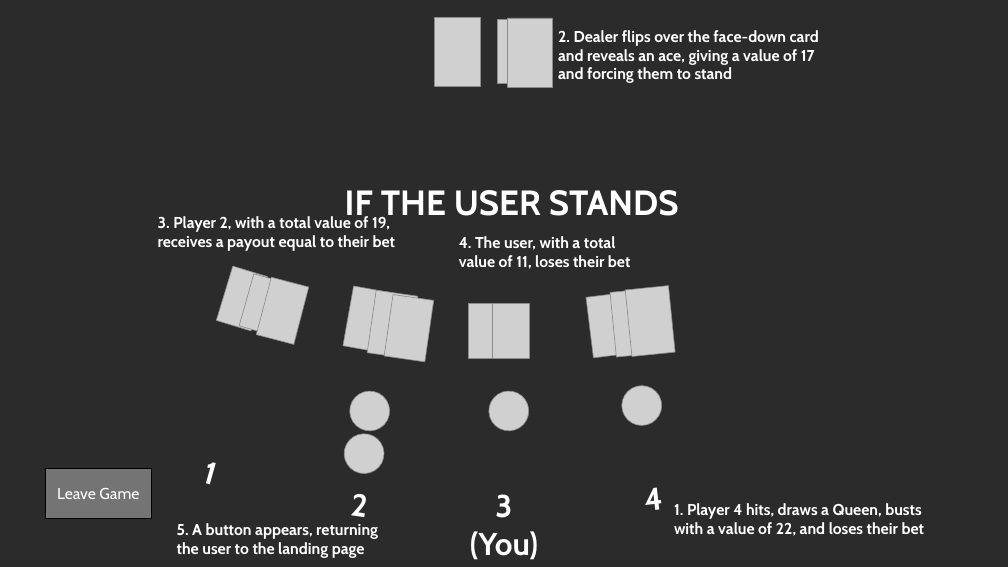
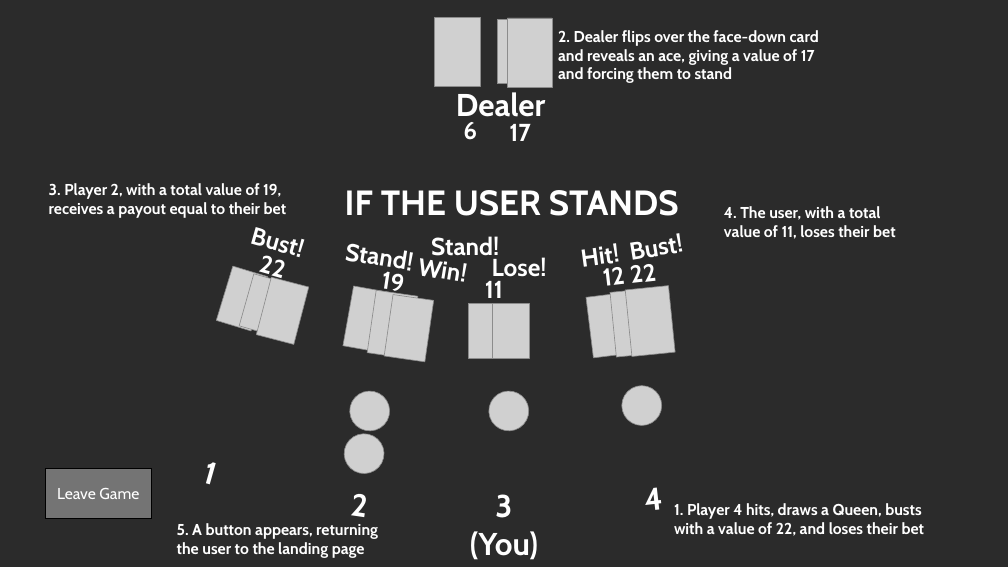
Before and after one commit to aladebrian/WebProP1, a slide deck: slide 2 of Team 17 Project 1 Storyboard.pptx. Drawn at 1008x567 pixels with LibreOffice and Linux fonts; fonts in the diff are those of the drawing; grey boxes stand for pictures; background and template pictures are left out; a plain dark background stands for a picture behind light text. Boxes give left, top, right and bottom in pixels: in the first picture for what was removed or moved away, otherwise in the second. Text is boxed around its words. In the diff, an @@ line names an element or a change of style, - is before the commit and + after.

Commit message:
Added labels to storyboard
Updated the storyboard so that:
• The dealer has a nametag
• A number is displayed above the player's card deck-and below the dealers-that displays the value of the player's hand
• A text blurb appears whenever a player stands, hits, busts, wins or loses a bet, and ties with the dealer

```diff
--- a/Team 17 Project 1 Storyboard.pptx
+++ b/Team 17 Project 1 Storyboard.pptx
@@ text added at (456,92,545,124), 36 pt, text #FFFFFF, bold @@
+Dealer
@@ text added at (463,122,477,140), 28 pt, text #FFFFFF, bold @@
+6
@@ text added at (509,124,530,141), 28 pt, text #FFFFFF, bold @@
+17
@@ text "3. Player 2, with a ...": place and size @@
-text "3. Player 2, with a ..." at (158,216,396,251)
+text "3. Player 2, with a ..." at (49,183,287,218)
@@ text "4. The user, with a ...": place and size @@
-text "4. The user, with a ..." at (459,236,631,269)
+text "4. The user, with a ..." at (724,206,896,239)
@@ text added at (249,227,295,259), 28 pt, text #FFFFFF, bold @@
+Bust!
@@ text added at (431,236,499,261), 28 pt, text #FFFFFF, bold @@
+Stand!
@@ text added at (560,233,640,278), 28 pt, text #FFFFFF, bold @@
+Hit!
@@ text added at (616,223,696,271), 28 pt, text #FFFFFF, bold @@
+Bust!
@@ text added at (258,251,283,280), 28 pt, text #FFFFFF, bold @@
+22
@@ text added at (344,243,411,276), 28 pt, text #FFFFFF, bold @@
+Stand!
@@ text added at (381,268,404,295), 28 pt, text #FFFFFF, bold @@
+19
@@ text added at (417,254,465,282), 28 pt, text #FFFFFF, bold @@
+Win!
@@ text added at (492,257,547,282), 28 pt, text #FFFFFF, bold @@
+Lose!
@@ text added at (604,267,626,292), 28 pt, text #FFFFFF, bold @@
+12
@@ text added at (631,264,657,288), 28 pt, text #FFFFFF, bold @@
+22
@@ text added at (485,281,503,304), 28 pt, text #FFFFFF, bold @@
+11
```
Also in this commit, not shown: 2 other slides changed.
